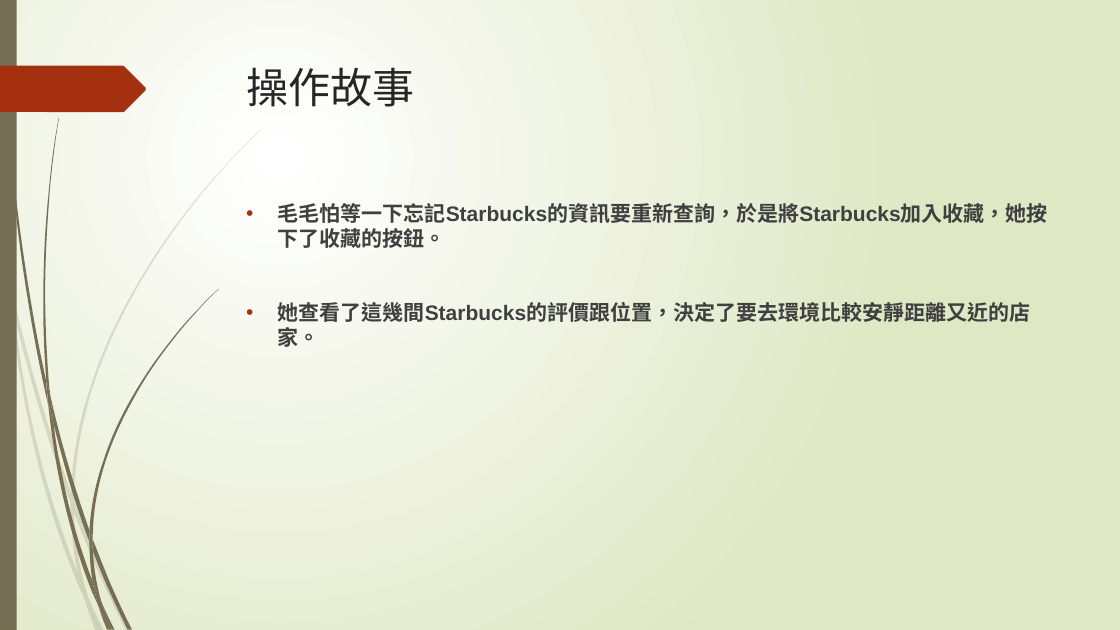
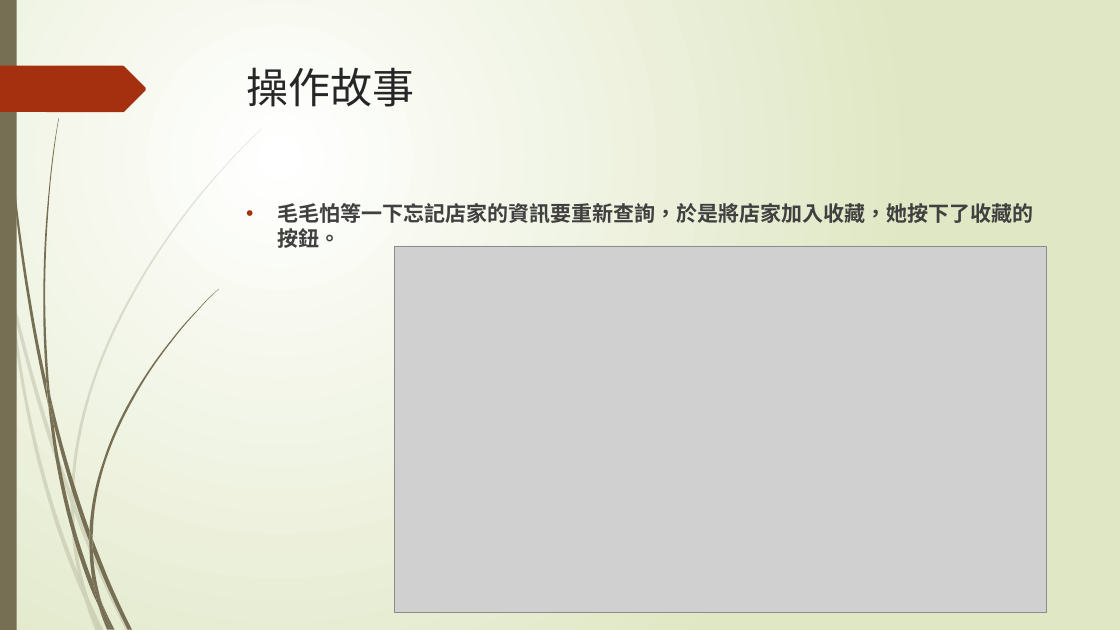
Before and after one commit to penut85420/WBSE_Project, a slide deck: slide 16 of 其他/YelpBlaBla.pptx (slide 25 before the commit). Drawn at 1120x630 pixels with LibreOffice and Linux fonts; fonts in the diff are those of the drawing; grey boxes stand for pictures. Boxes give left, top, right and bottom in pixels: in the first picture for what was removed or moved away, otherwise in the second. Text is boxed around its words. In the diff, an @@ line names an element or a change of style, - is before the commit and + after.

```diff
--- a/其他/YelpBlaBla.pptx
+++ b/其他/YelpBlaBla.pptx
@@ text at box(278, 200, 1034, 248): text changed @@
-• 毛毛怕等一下忘記Starbucks的資訊要重新查詢，於是將Starbucks加入收藏，她按下了收藏的按鈕。
-• 她查看了這幾間Starbucks的評價跟位置，決定了要去環境比較安靜距離又近的店家。
+• 毛毛怕等一下忘記店家的資訊要重新查詢，於是將店家加入收藏，她按下了收藏的按鈕。
@@ picture added at box(395, 246, 1047, 613) @@
```
Also in this commit, not shown: 3 other slides changed, 13 slides added, 12 slides removed.
